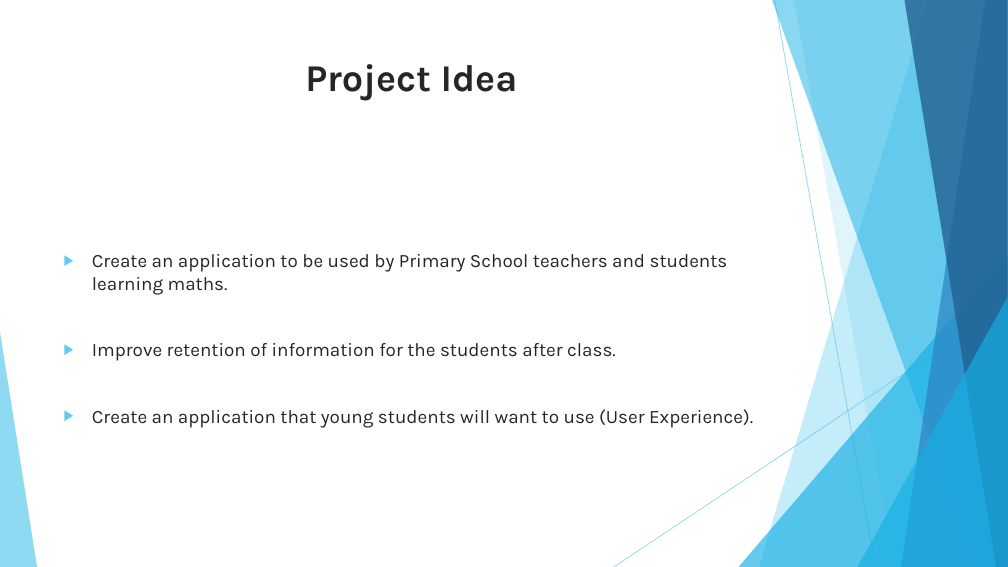
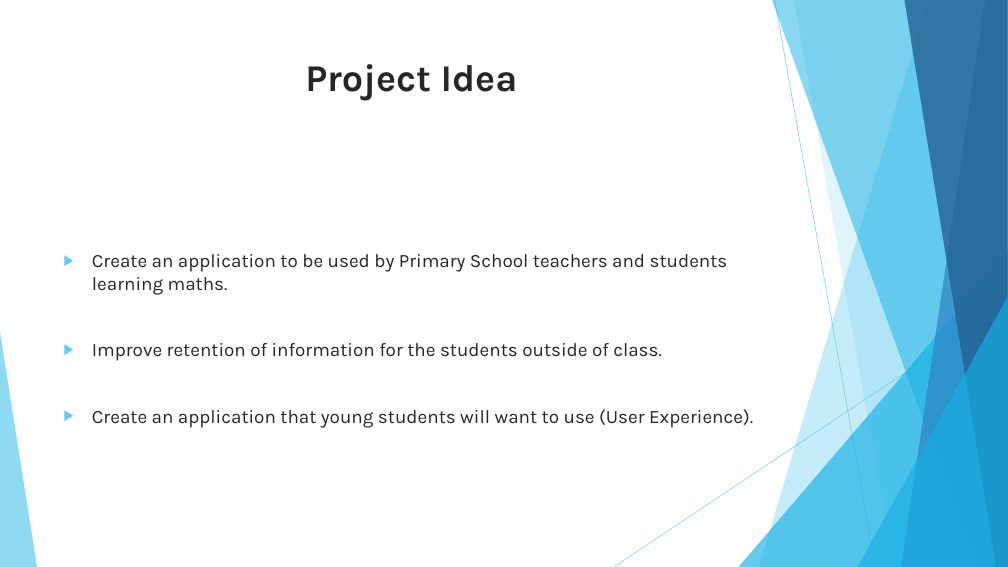
Before and after one commit to paulpdavis3/FYP, a slide deck: slide 2 of FinalYearProject/Interim/Interim Presentation.pptx. Drawn at 1008x567 pixels with LibreOffice and Linux fonts; fonts in the diff are those of the drawing. Boxes give left, top, right and bottom in pixels: in the first picture for what was removed or moved away, otherwise in the second. Text is boxed around its words. In the diff, an @@ line names an element or a change of style, - is before the commit and + after.

```diff
--- a/FinalYearProject/Interim/Interim Presentation.pptx
+++ b/FinalYearProject/Interim/Interim Presentation.pptx
@@ text at (x1=92, y1=343, x2=662, y2=361): text changed @@
-▶ Improve retention of information for the students after class.
+▶ Improve retention of information for the students outside of class.
```
Also in this commit, not shown: 4 other slides changed, 1 slide added, 2 other files.
